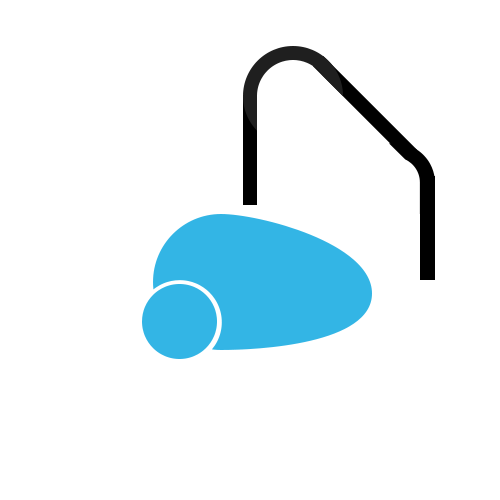
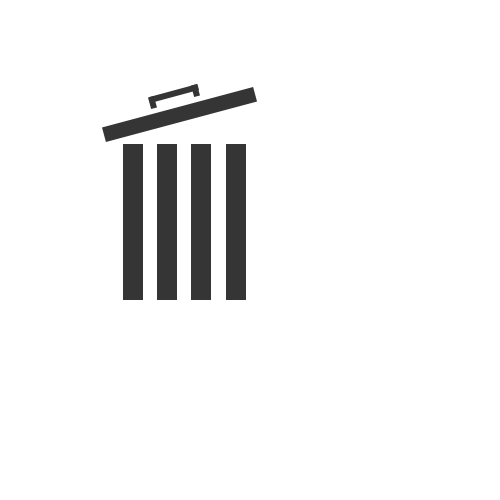
Revision of a layered 500×500 image; what changed, layer by layer:
moved "Shape 1" into group "Vacuum" over [153, 214, 372, 350]
moved "Ellipse 1" into group "Vacuum" over [142, 284, 217, 359]
removed layer "Ellipse 2" over [243, 46, 343, 131]
removed layer "Shape 4" over [420, 176, 435, 280]
removed layer "Shape 3" over [313, 56, 417, 160]
removed layer "Shape 2" over [243, 96, 257, 205]
removed layer "Ellipse 3" over [389, 143, 435, 214]
added group "ic_settings_bamcleaner" with 9 layers above "Layer 1" over [102, 84, 257, 300]
added group "Hendel" with 3 layers in group "ic_settings_bamcleaner" over [148, 84, 200, 109]
added layer "Rectangle 2 copy 2" in group "Hendel" over [191, 84, 200, 97]
added layer "Rectangle 2 copy" in group "Hendel" over [148, 96, 157, 109]
added layer "Rectangle 2" in group "Hendel" over [149, 84, 199, 103]
added layer "Deksel" in group "ic_settings_bamcleaner" over [102, 87, 257, 142]
added layer "Rectangle 1 copy 3" in group "ic_settings_bamcleaner" over [226, 144, 246, 300]
added layer "Rectangle 1 copy 2" in group "ic_settings_bamcleaner" over [191, 144, 211, 300]
added layer "Rectangle 1 copy" in group "ic_settings_bamcleaner" over [157, 144, 177, 300]
added layer "Rectangle 1" in group "ic_settings_bamcleaner" over [123, 144, 143, 300]
